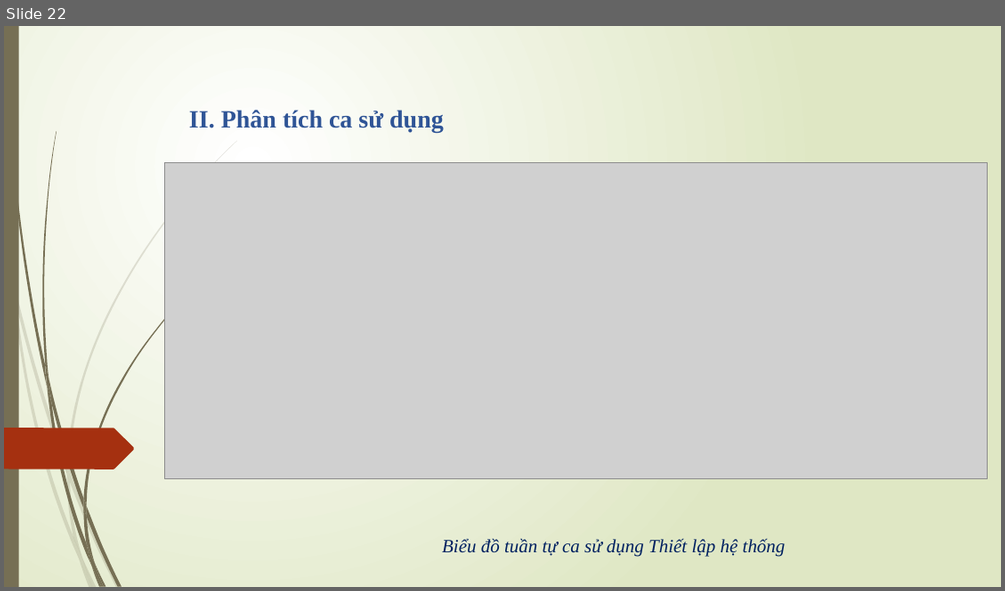
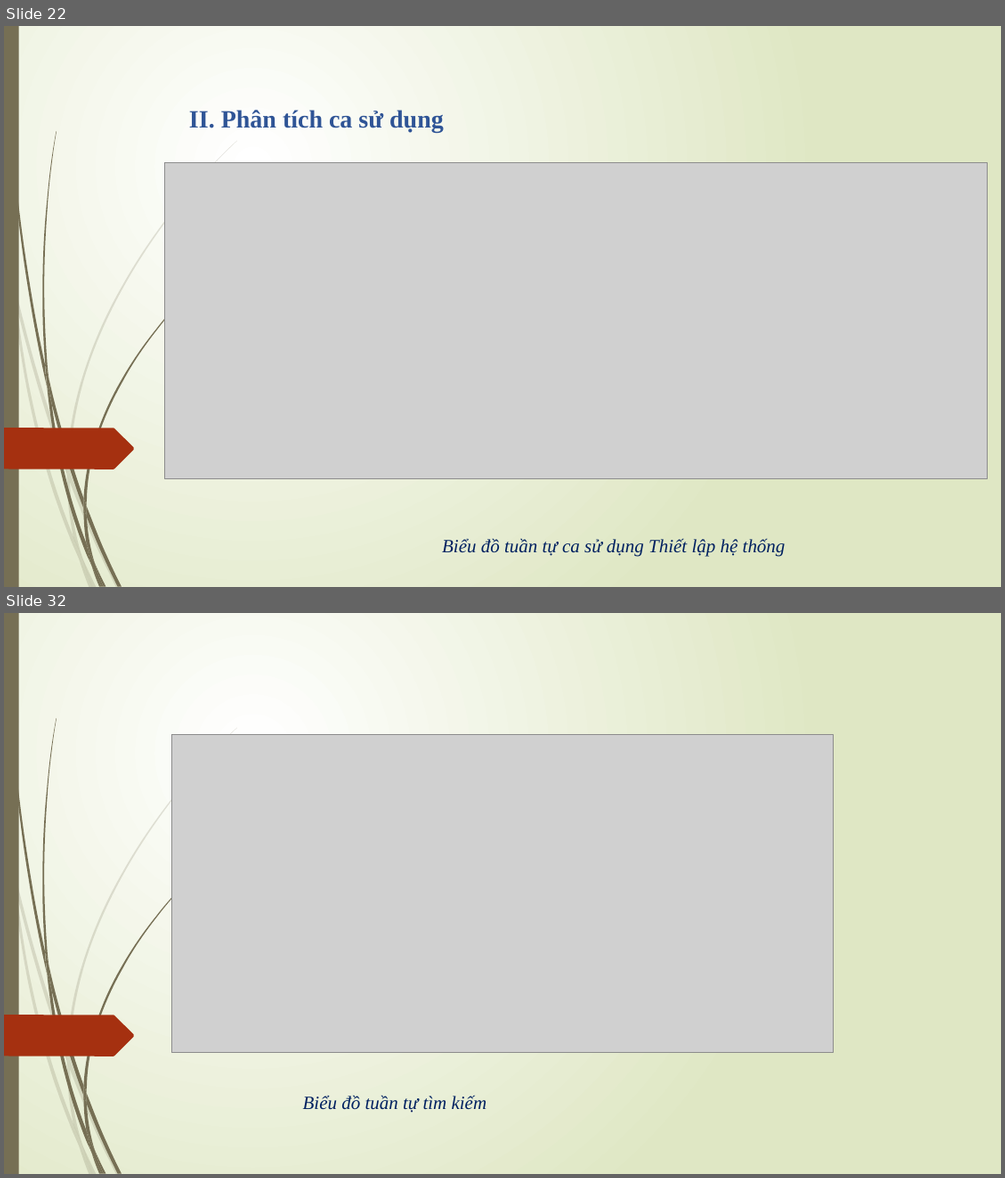
Before and after one commit to hungnp57/du_an_2016, a slide deck: duan.pptx. Shown one above the other, each under a label of ours: slide 22 before the commit, slides 22 and 32 after it; the slides between them are not shown. The pictures are 1005x591 and 1005x1178 pixels, drawn with LibreOffice and Linux fonts; fonts in the diff are those of the drawing; grey boxes stand for pictures. Boxes give left, top, right and bottom in pixels: in the first picture for what was removed or moved away, otherwise in the second. Text is boxed around its words. In the diff, an @@ line names an element or a change of style, - is before the commit and + after.

```diff
--- a/duan.pptx
+++ b/duan.pptx
@@ slide 32 added at (4,613,1001,1174), background gradient #FFFFFF to #DFE8C4; not listed: 24 template elements that a slide beside it also shows @@
@@ picture added at (172,734,833,1053) @@
@@ text added at (303,1094,487,1112), 18 pt, text #002060, italic @@
+Biểu đồ tuần tự tìm kiếm
```
Also in this commit, not shown: 9 other slides added, 13 other files.
